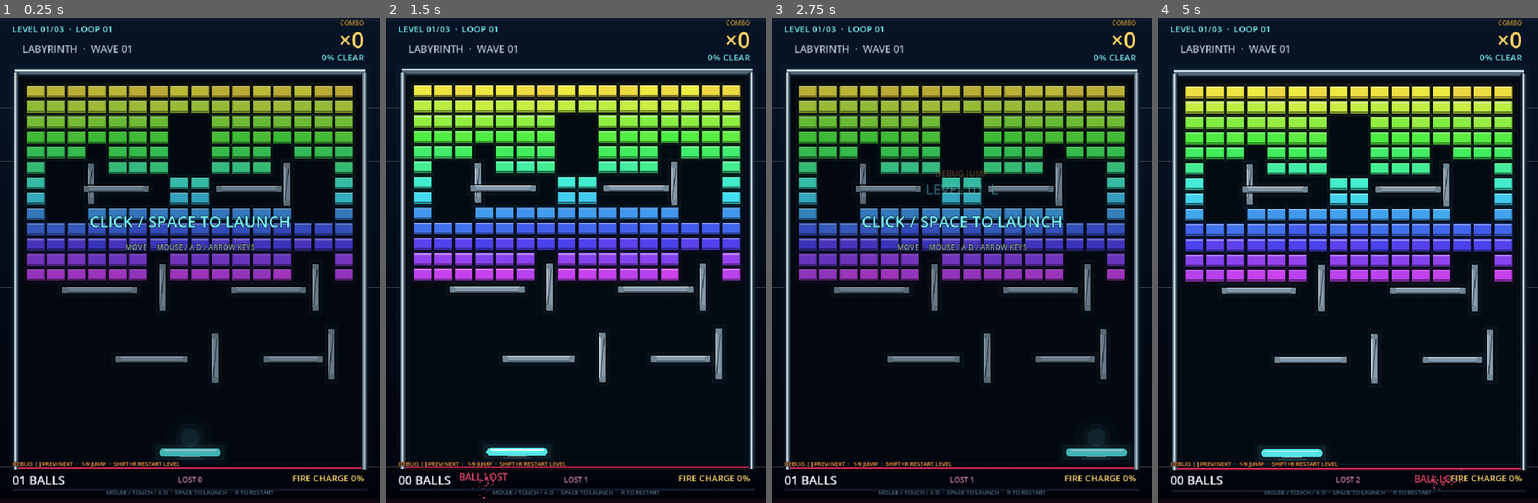
Above: before the commit, frames 1-4 (left to right).
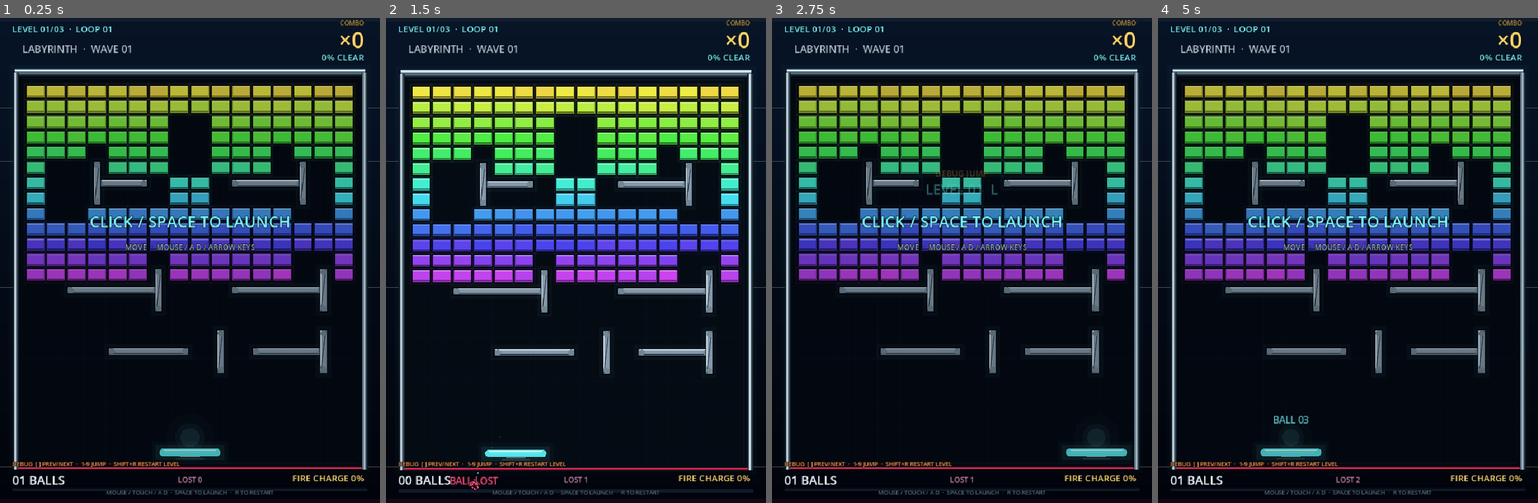
Above: after the commit, the same moments.

Repository: soryu-ryouji/ping-pong
Game: Godot game, scene res://main.tscn
Same seed, same stepped clock (60 frames per second), same inputs: the game is played once before the commit and once after it.
Inputs (mouse positions are in pixels of both pictures, inside the frame that each line leads up to):
- Up to frame 1 (0.25 s): no input
- Up to frame 2 (1.5 s): tap Enter at 0.5, 0.6 s; move the mouse to (659, 236) at 0.52 s; hold Right (ui_right) 0.53-1.25 s; click (659, 236) at 0.67 s; tap Space at 0.77 s; drag from (500, 284) to (557, 357) at 1.27 s
- Up to frame 3 (2.75 s): move the mouse to (1000, 153) at 2.02 s; hold Right (ui_right) from 2.03 s (still down); tap 1 at 2.1 s
- Up to frame 4 (5 s): release Right (ui_right) at 2.75 s; drag from (1329, 357) to (1234, 187) at 2.77 s; move the mouse to (1462, 333) at 3.52 s; hold Left (ui_left) 3.53-4.25 s; tap Enter at 3.6 s; tap Space at 3.77 s; drag from (1234, 187) to (1291, 139) at 4.27 s

The runs differ from the first frame. In frame 1, 3.6% of the frame differs, in the area x 16-89%, y 29-76%; in frame 2, 23%; in frame 3, 3.6%; in frame 4, 29%, in the area x 3-98%, y 10-99%.

Commit message:
feat: 支持细墙自动拼接

Diff:
--- a/scripts/data/level_definition.gd
+++ b/scripts/data/level_definition.gd
@@ -23,12 +23,14 @@
 @export var display_name := ""
 @export var rows := 0
 @export var columns := 0
+@export var brick_rows := 0
 @export var brick_origin := Vector2(50.0, 128.0)
 @export var brick_size := Vector2(34.0, 23.0)
 @export var brick_step := Vector2(39.0, 29.0)
 @export var hue_start := 0.155
 @export var hue_end := 0.79
 @export var hue_jitter := 0.012
+@export var wall_thickness := 12.0
 @export_range(0.0, 1.0) var random_carve_chance := 0.0
 @export var grid: PackedStringArray = []
 @export var symbol_colors: Dictionary = {}
--- a/scripts/systems/level_generator.gd
+++ b/scripts/systems/level_generator.gd
@@ -13,7 +13,7 @@
             if column >= line.length():
                 continue
             var symbol := line[column]
-            if symbol == "." or symbol == " " or symbol == "X" or symbol == "=":
+            if symbol == "." or symbol == " " or symbol == "X" or symbol == "=" or symbol == "+":
                 continue
             if definition.random_carve_chance > 0.0 and rng.randf() < definition.random_carve_chance:
                 continue
@@ -44,7 +44,7 @@
         var hue := lerpf(
             definition.hue_start,
             definition.hue_end,
-            float(row) / float(maxi(definition.rows - 1, 1))
+            float(row) / float(maxi(definition.brick_rows - 1, 1))
         )
         hue = fmod(hue + rng.randf_range(-definition.hue_jitter, definition.hue_jitter) + 1.0, 1.0)
         return Color.from_hsv(hue, 0.72, 0.93)
--- a/scripts/systems/level_loader.gd
+++ b/scripts/systems/level_loader.gd
@@ -22,6 +22,10 @@
         var level_path := line
         if not level_path.begins_with("res://") and not level_path.begins_with("user://"):
             level_path = base_dir.path_join(level_path)
+        if not FileAccess.file_exists(level_path) and level_path.get_extension().is_empty():
+            var with_extension := level_path + ".txt"
+            if FileAccess.file_exists(with_extension):
+                level_path = with_extension
         var definition := load_definition(level_path)
         if definition != null:
             result.append(definition)
@@ -44,6 +48,7 @@
     var grid_lines: PackedStringArray = []
     var symbol_colors := {}
     var walls: Array[Rect2] = []
+    var thin_cells := {}
     var brick_symbols := 0
     var in_grid := false
 
@@ -82,14 +87,18 @@
                     definition.brick_origin + Vector2(column, row) * definition.brick_step,
                     definition.brick_size
                 ))
+            elif symbol == "+":
+                thin_cells[Vector2i(column, row)] = true
+    _append_thin_walls(definition, thin_cells, walls)
     definition.walls = walls
 
     var playable_bricks := 0
     for row in range(definition.rows):
         for column in range(definition.columns):
             var symbol := _symbol_at(grid_lines[row], column)
-            if symbol == "." or symbol == " " or symbol == "X" or symbol == "=":
+            if symbol == "." or symbol == " " or symbol == "X" or symbol == "=" or symbol == "+":
                 continue
+            definition.brick_rows = maxi(definition.brick_rows, row + 1)
             brick_symbols += 1
             var rect := Rect2(
                 definition.brick_origin + Vector2(column, row) * definition.brick_step,
@@ -138,6 +147,8 @@
             definition.hue_end = value.to_float()
         "hue_jitter":
             definition.hue_jitter = value.to_float()
+        "wall_thickness":
+            definition.wall_thickness = maxf(2.0, value.to_float())
         "random_carve_chance":
             definition.random_carve_chance = clampf(value.to_float(), 0.0, 1.0)
         "wall":
@@ -196,3 +207,132 @@
         if wall.grow(3.0).intersects(rect):
             return true
     return false
+
+
+static func _append_thin_walls(
+    definition: LevelDefinition,
+    thin_cells: Dictionary,
+    walls: Array[Rect2]
+) -> void:
+    if thin_cells.is_empty():
+        return
+    var thickness := clampf(
+        definition.wall_thickness,
+        2.0,
+        minf(definition.brick_size.x, definition.brick_size.y) * 0.8
+    )
+    var half_x := definition.brick_size.x * 0.5
+    var half_y := definition.brick_size.y * 0.5
+    var gap_x := maxf(0.0, definition.brick_step.x - definition.brick_size.x)
+    var gap_y := maxf(0.0, definition.brick_step.y - definition.brick_size.y)
+    var horizontal_walls: Array[Rect2] = []
+    var vertical_walls: Array[Rect2] = []
+    var square_walls: Array[Rect2] = []
+
+    for cell: Vector2i in thin_cells.keys():
+        var cell_rect := Rect2(
+            definition.brick_origin + Vector2(cell.x, cell.y) * definition.brick_step,
+            definition.brick_size
+        )
+        var center := cell_rect.get_center()
+        var left := thin_cells.has(cell + Vector2i(-1, 0))
+        var right := thin_cells.has(cell + Vector2i(1, 0))
+        var up := thin_cells.has(cell + Vector2i(0, -1))
+        var down := thin_cells.has(cell + Vector2i(0, 1))
+        var horizontal := left or right
+        var vertical := up or down
+
+        if not horizontal and not vertical:
+            square_walls.append(Rect2(
+                center - Vector2(thickness, thickness) * 0.5,
+                Vector2(thickness, thickness)
+            ))
+            continue
+
+        if horizontal:
+            var start_x := center.x - half_x if left or not vertical else center.x
+            var end_x := center.x + half_x if right or not vertical else center.x
+            if left:
+                start_x -= gap_x * 0.5
+            if right:
+                end_x += gap_x * 0.5
+            if end_x > start_x:
+                horizontal_walls.append(Rect2(
+                    Vector2(start_x, center.y - thickness * 0.5),
+                    Vector2(end_x - start_x, thickness)
+                ))
+
+        if vertical:
+            var start_y := center.y - half_y if up or not horizontal else center.y
+            var end_y := center.y + half_y if down or not horizontal else center.y
+            if up:
+                start_y -= gap_y * 0.5
+            if down:
+                end_y += gap_y * 0.5
+            if end_y > start_y:
+                vertical_walls.append(Rect2(
+                    Vector2(center.x - thickness * 0.5, start_y),
+                    Vector2(thickness, end_y - start_y)
+                ))
+
+    walls.append_array(_merge_horizontal_walls(horizontal_walls))
+    walls.append_array(_merge_vertical_walls(vertical_walls))
+    walls.append_array(square_walls)
+
+
+static func _merge_horizontal_walls(rects: Array[Rect2]) -> Array[Rect2]:
+    if rects.is_empty():
+        return rects
+    var sorted: Array[Rect2] = rects.duplicate()
+    sorted.sort_custom(_compare_horizontal)
+    var result: Array[Rect2] = []
+    for rect in sorted:
+        if result.is_empty():
+            result.append(rect)
+            continue
+        var last: Rect2 = result[result.size() - 1]
+        if (
+            absf(last.position.y - rect.position.y) < 0.1
+            and absf(last.size.y - rect.size.y) < 0.1
+            and rect.position.x <= last.end.x + 0.1
+        ):
+            last.size.x = maxf(last.end.x, rect.end.x) - last.position.x
+            result[result.size() - 1] = last
+        else:
+            result.append(rect)
+    return result
+
+
+static func _merge_vertical_walls(rects: Array[Rect2]) -> Array[Rect2]:
+    if rects.is_empty():
+        return rects
+    var sorted: Array[Rect2] = rects.duplicate()
+    sorted.sort_custom(_compare_vertical)
+    var result: Array[Rect2] = []
+    for rect in sorted:
+        if result.is_empty():
+            result.append(rect)
+            continue
+        var last: Rect2 = result[result.size() - 1]
+        if (
+            absf(last.position.x - rect.position.x) < 0.1
+            and absf(last.size.x - rect.size.x) < 0.1
+            and rect.position.y <= last.end.y + 0.1
+        ):
+            last.size.y = maxf(last.end.y, rect.end.y) - last.position.y
+            result[result.size() - 1] = last
+        else:
+            result.append(rect)
+    return result
+
+
+static func _compare_horizontal(a: Rect2, b: Rect2) -> bool:
+    if absf(a.position.y - b.position.y) > 0.1:
+        return a.position.y < b.position.y
+    return a.position.x < b.position.x
+
+
+static func _compare_vertical(a: Rect2, b: Rect2) -> bool:
+    if absf(a.position.x - b.position.x) > 0.1:
+        return a.position.x < b.position.x
+    return a.position.y < b.position.y
--- a/tests/level_test.gd
+++ b/tests/level_test.gd
@@ -29,17 +29,31 @@
     check(labyrinth != null, "Labyrinth sample should load")
     if labyrinth != null:
         check(labyrinth.display_name == "Labyrinth", "Labyrinth name mismatch")
-        check(labyrinth.walls.size() == 12, "Expected 12 freeform walls in Labyrinth")
-        if not labyrinth.walls.is_empty():
-            check(labyrinth.walls[0] == Rect2(166, 276, 12, 76), "Freeform wall parse mismatch")
+        check(labyrinth.walls.size() > 0, "Labyrinth should have walls")
+        check(labyrinth.wall_thickness == 12.0, "Labyrinth wall thickness mismatch")
+        var thin_found := false
+        for wall in labyrinth.walls:
+            if is_equal_approx(minf(wall.size.x, wall.size.y), labyrinth.wall_thickness):
+                thin_found = true
+                break
+        check(thin_found, "Labyrinth should generate thin + walls")
 
     var corridors := LevelLoader.load_definition("res://resources/levels/02_corridors.txt")
     check(corridors != null, "Corridors sample should load")
     if corridors != null:
-        check(corridors.walls.size() > 0, "Corridors should parse X cells as walls")
+        check(corridors.walls.size() > 0, "Corridors should parse + cells as walls")
         check(corridors.symbol_colors.has("2"), "Corridors should parse color.2")
         if corridors.symbol_colors.has("2"):
             check(corridors.symbol_colors["2"] == Color("#ff6b6b"), "Corridors color.2 mismatch")
+        var horizontal_run := false
+        var vertical_run := false
+        for wall in corridors.walls:
+            if is_equal_approx(wall.size.x, 151.0) and is_equal_approx(wall.size.y, 12.0):
+                horizontal_run = true
+            if is_equal_approx(wall.size.x, 12.0) and is_equal_approx(wall.size.y, 81.0):
+                vertical_run = true
+        check(horizontal_run, "Corridors horizontal + run should merge into one wall")
+        check(vertical_run, "Corridors vertical + run should merge into one wall")
 
 
 func test_generation() -> void:
Not shown, changed: resources/levels/01_labyrinth.txt
Not shown, changed: resources/levels/02_corridors.txt
Not shown, changed: resources/levels/03_core.txt
